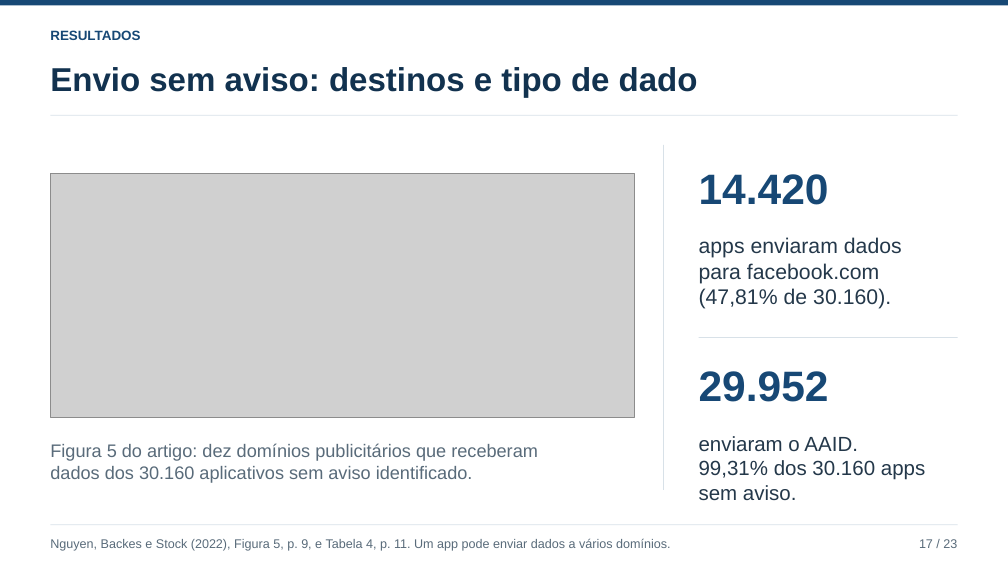
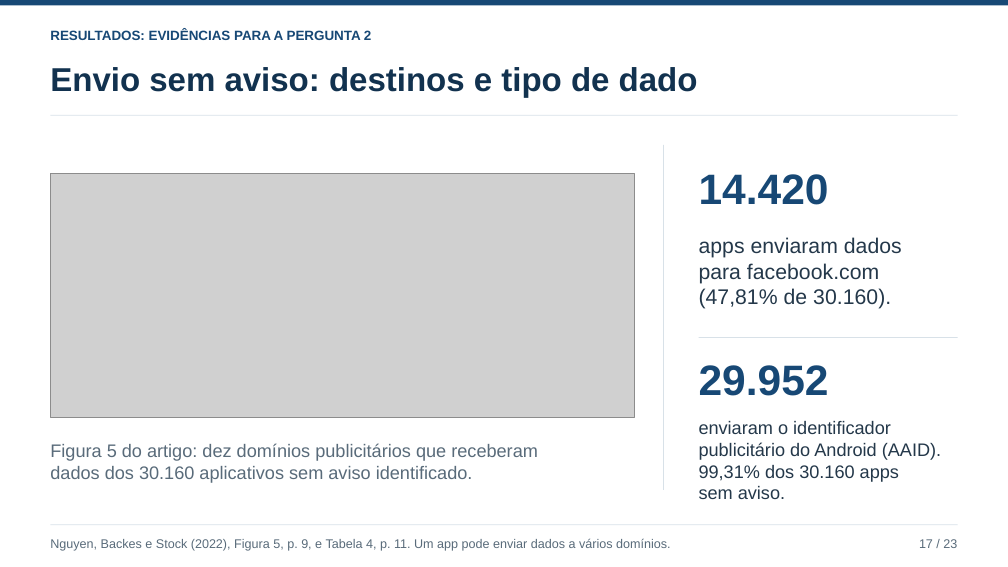
Before and after one commit to ClaudioAMF1/TCC, a slide deck: slide 17 of seminario/apresentacao/seminario-analise-de-artigo.pptx. Drawn at 1008x567 pixels with LibreOffice and Linux fonts; fonts in the diff are those of the drawing; grey boxes stand for pictures. Boxes give left, top, right and bottom in pixels: in the first picture for what was removed or moved away, otherwise in the second. Text is boxed around its words. In the diff, an @@ line names an element or a change of style, - is before the commit and + after.

```diff
--- a/seminario/apresentacao/seminario-analise-de-artigo.pptx
+++ b/seminario/apresentacao/seminario-analise-de-artigo.pptx
@@ text at bbox=[50, 29, 371, 40]: text changed @@
-RESULTADOS
+RESULTADOS: EVIDÊNCIAS PARA A PERGUNTA 2
@@ text "29.952": place and size @@
-text "29.952" at bbox=[699, 371, 829, 402]
+text "29.952" at bbox=[699, 365, 829, 396]
@@ text "enviaram o identificador": place and size @@
-text "enviaram o identificador" at bbox=[699, 436, 925, 500]
+text "enviaram o identificador" at bbox=[699, 421, 941, 499]
@@ text at bbox=[699, 421, 941, 460]: text changed; size 19.5 to 17.2 pt @@
-enviaram o AAID.
+enviaram o identificador
+publicitário do Android (AAID).
@@ text at bbox=[699, 465, 899, 499]: size 19.5 to 17.2 pt in "99,31% dos 30.160 apps", "sem aviso." @@
```
Also in this commit, not shown: 12 other slides changed, 10 other files.
